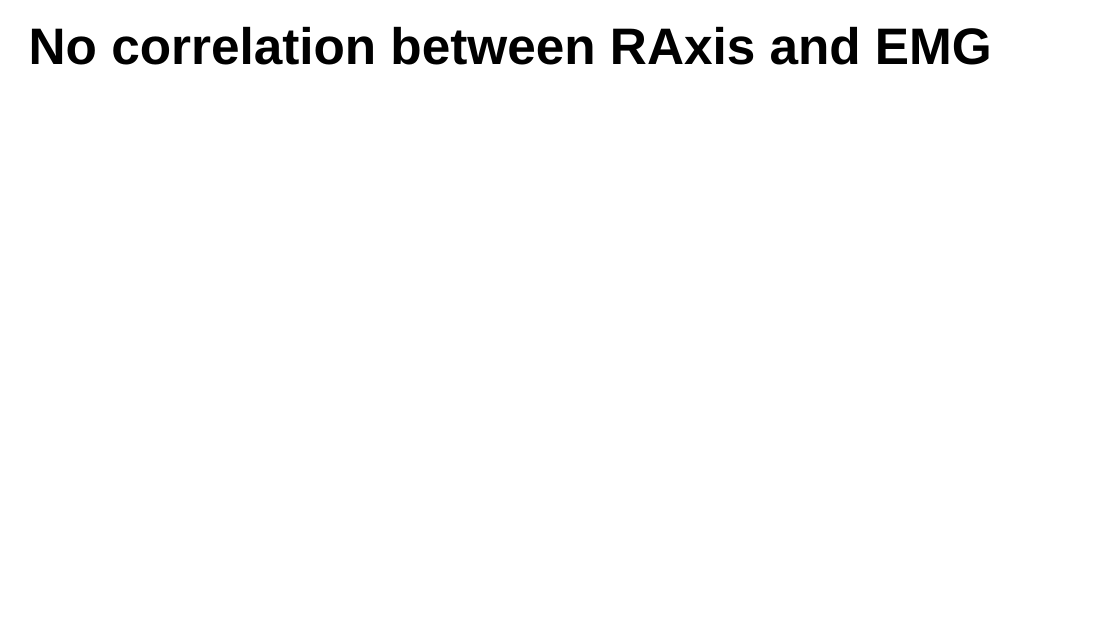
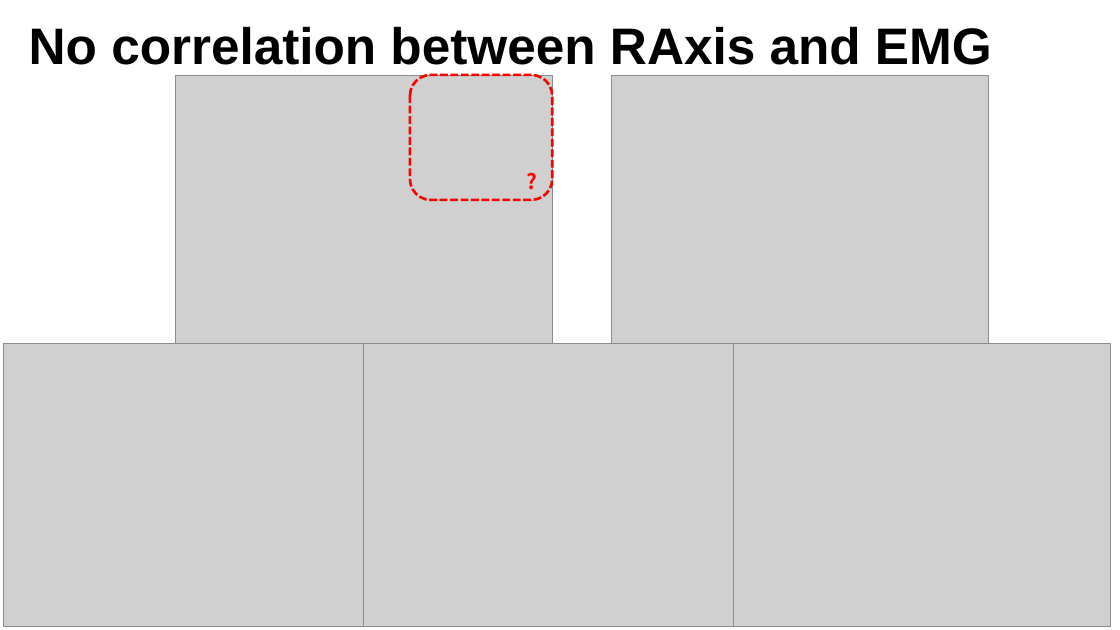
Before and after one commit to Hiroo-Miyata/chase-lab, a slide deck: slide 5 of report/20220923.pptx. Drawn at 1120x630 pixels with LibreOffice and Linux fonts; fonts in the diff are those of the drawing; grey boxes stand for pictures. Boxes give left, top, right and bottom in pixels: in the first picture for what was removed or moved away, otherwise in the second. Text is boxed around its words. In the diff, an @@ line names an element or a change of style, - is before the commit and + after.

```diff
--- a/report/20220923.pptx
+++ b/report/20220923.pptx
@@ picture added at [176, 75, 553, 358] @@
@@ rounded rectangle added at [410, 75, 552, 200], outline #FF0000 2.25 pt dashed @@
@@ picture added at [612, 75, 989, 358] @@
@@ text added at [518, 164, 553, 197], 18 pt, text #FF0000, bold @@
+?
@@ picture added at [3, 344, 381, 627] @@
@@ picture added at [364, 344, 741, 627] @@
@@ picture added at [734, 344, 1111, 627] @@
```
Also in this commit, not shown: 1 other slide changed, 22 other files.
